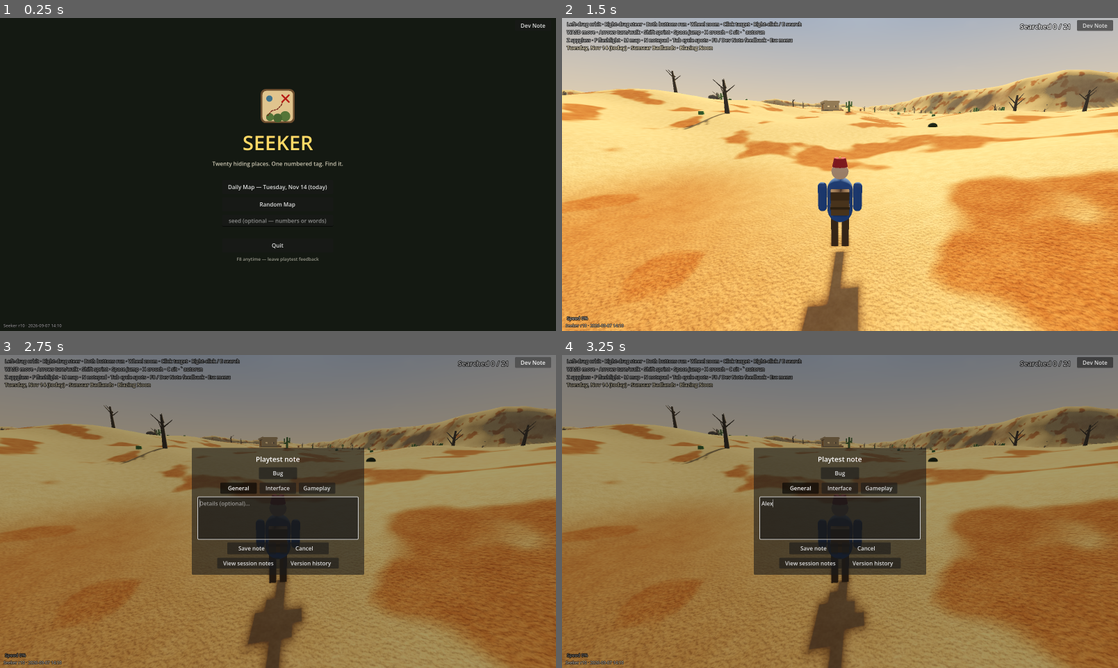
Above: before the commit, frames 1-4 (two rows, left to right).
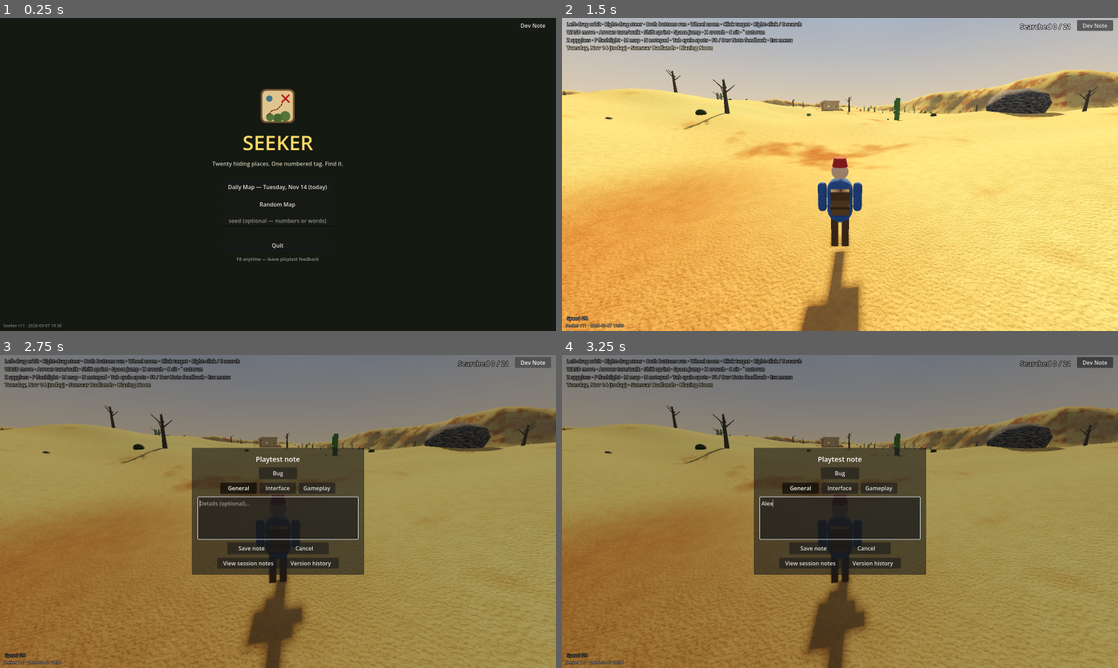
Above: after the commit, the same moments.

Repository: blakeatmgd2020/seeker
Game: Godot game, scene res://scenes/main.tscn
Two runs of this game, one before a commit and one after it. Both use one fixed random seed, a clock stepped at 60 frames per second and the inputs below.
Inputs (mouse positions are in pixels of both pictures, inside the frame that each line leads up to):
- Up to frame 1 (0.25 s): no input
- Up to frame 2 (1.5 s): click (840, 221) at 0.52 s; type "12" at 0.6 s; click "Daily Map — Tuesday, Nov 14 (…" at 1.25 s
- Up to frame 3 (2.75 s): click "Dev Note" at 2 s
- Up to frame 4 (3.25 s): click (840, 517) at 2.77 s; type "Alex" at 2.85 s

The runs differ from the first frame. In frame 1, less than 0.1% of the frame differs, in the area x 4-11%, y 97-99%; in frame 2, 21%, in the area x 0-100%, y 16-100%; in frame 3, 16%; in frame 4, 16%.

Commit message:
r11: environment phase 1 (natural ground, lusher world) + night fixes
- Ground splat rework: multi-scale mask (broad sweeps + mid patches +
  fine grain) with ragged threshold edges, elevation-driven dryness,
  slope-fed bare ground, and large-scale grass hue mottling - the
  uniform polka-dot patches are gone
- A lusher world: trees +45%, ground decor +70%, small rocks +30%
- Stars form constellations: a slow clumping field gates star density
  (knots and voids) and cubed brightness leaves most faint with a few
  bright anchors
- Campfire and chimney smoke is lit, not unshaded - it fades into the
  night instead of glowing white
- Well exit fixed for good: climb clearly ABOVE the rim stones before
  the outward hop (hopping at stone height collided on some facings and
  dropped the climber back to the cavern floor)

Next phases agreed with Blake: 7 new biomes (Mountainous, Riverlands,
Subterranean, Blackwater Swamp, Volcanic Ashlands, Coastal Dunes, Misty
Moor), rivers + shoreline borders, then irregular maps ringed by
predator territory (stray too long = warnings, then game over).

Co-Authored-By: Claude Fable 5 <noreply@anthropic.com>

Diff:
--- a/scripts/main.gd
+++ b/scripts/main.gd
@@ -46,10 +46,11 @@
 }
 "
 
-const VERSION := "r10 · 2026-09-07 14:10"
+const VERSION := "r11 · 2026-09-07 19:30"
 ## One digest per release, newest first — readable in-game from the Dev
 ## Note interface so a playtest knows what to look out for.
 const CHANGELOG := [
+	"r11 · 2026-09-07 19:30 — Environment epic, phase 1: natural ground blending (multi-scale patches with ragged edges, drier rises, lush hollows, grass hue mottling) and a lusher world (trees +45%, ground cover +70%). Stars form constellations — clustered knots, voids, and a few bright anchors. Smoke is lit, so it fades into the night instead of glowing. Well exits fixed for good: you climb clear above the rim stones before hopping out. Coming next: six-plus new biomes, rivers and shoreline borders, then irregular maps ringed by predator territory.",
 	"r10 · 2026-09-07 14:10 — Spyglass only marks nodes it catches DEAD-ON (sweeping the scope no longer yellow-dots every …(374 unchanged characters)…
 	"r9 · 2026-09-05 11:45 — EVERY well is enterable with the rope (no more sealed black-top wells). Houses have real wind …(400 unchanged characters)…
 	"r8 · 2026-09-05 10:30 — DAY AND NIGHT: a 15-minute cycle (10 day, 5 night) with a real sun and moon, drifting clouds, …(463 unchanged characters)…
@@ -109,15 +110,18 @@
 	} else {
 		col = mix(col_top, col_horizon, pow(1.0 - d.y, 2.0));
 		if (star_amt > 0.01) {
-			// Scattered round stars: each grid cell MAY hold one, jittered
-			// to a random offset with random brightness — no lattice look.
+			// Constellations: a slow clumping field gates where stars live,
+			// so the sky has dense knots, sparse voids, and a few bright
+			// anchor stars (cubed brightness keeps most of them faint).
 			vec2 spp = d.xz / (d.y + 0.3) * 34.0;
 			vec2 cell = floor(spp);
+			float clump = vnoise(cell * 0.16);
 			float hs = hash21(cell);
-			if (hs > 0.78) {
+			if (hs > mix(0.965, 0.78, clump * clump)) {
 				vec2 off = vec2(hash21(cell + 19.7), hash21(cell + 47.3));
 				float sdist = length(fract(spp) - off);
-				float br = 0.3 + 0.7 * hash21(cell + 3.1);
+				float hb = hash21(cell + 3.1);
+				float br = 0.2 + 1.1 * hb * hb * hb;
 				col += vec3(star_amt * br * smoothstep(0.13, 0.015, sdist)
 					* smoothstep(0.05, 0.3, d.y));
 			}
--- a/scripts/player.gd
+++ b/scripts/player.gd
@@ -471,11 +471,14 @@
 			if global_position.y < wellc.rim_y - 2.0:
 				_well_deep = true
 			if iv.y < -0.1 and _well_deep:
-				if global_position.y >= wellc.rim_y - 0.15:
-					# Crest out — and go deaf to the well for a moment so
-					# the entry logic can't snatch us straight back in.
+				if global_position.y >= wellc.rim_y + 0.45:
+					# Only crest once we're clearly ABOVE the rim stones —
+					# hopping at stone height slammed into them from some
+					# facings and dropped the climber all the way back down.
+					# Then go deaf to the well briefly so the entry logic
+					# can't snatch us straight back in.
 					var outd := Basis(Vector3.UP, facing) * Vector3(0, 0, -1)
-					velocity = Vector3(outd.x, 0, outd.z).normalized() * 3.0 + Vector3(0, 2.2, 0)
+					velocity = Vector3(outd.x, 0, outd.z).normalized() * 3.0 + Vector3(0, 1.2, 0)
 					_well_deep = false
 					_well_cool_ms = Time.get_ticks_msec() + 900
 				else:
--- a/scripts/structures.gd
+++ b/scripts/structures.gd
@@ -375,7 +375,8 @@
 	var qm := QuadMesh.new()
 	qm.size = Vector2(0.55, 0.55)
 	var smat := StandardMaterial3D.new()
-	smat.shading_mode = BaseMaterial3D.SHADING_MODE_UNSHADED
+	# Lit (not unshaded) so smoke darkens with the night instead of
+	# glowing white against a black sky.
 	smat.transparency = BaseMaterial3D.TRANSPARENCY_ALPHA
 	smat.vertex_color_use_as_albedo = true
 	smat.billboard_mode = BaseMaterial3D.BILLBOARD_ENABLED
--- a/scripts/terrain.gd
+++ b/scripts/terrain.gd
@@ -28,15 +28,26 @@
 
 void fragment() {
 	vec2 uv = wpos.xz * 0.32;
-	float mask = texture(mask_tex, wpos.xz * 0.011).r;
+	// Multi-scale ground mask: broad sweeps, mid patches, and fine grain
+	// combine so bare ground comes in varied sizes with ragged edges —
+	// no more uniform polka-dot patches.
+	float m1 = texture(mask_tex, wpos.xz * 0.011).r;
+	float m2 = texture(mask_tex, wpos.xz * 0.0031 + vec2(37.7, 11.3)).r;
+	float m3 = texture(mask_tex, wpos.xz * 0.043 + vec2(91.1, 53.9)).r;
+	float mask = m1 * 0.5 + m2 * 0.35 + m3 * 0.15;
 	vec3 g = mix(texture(grass_tex, uv).rgb,
 		texture(grass_tex, uv * 0.13 + vec2(13.7, 7.3)).rgb, 0.5);
+	// Large-scale hue mottling: lusher hollows, sun-dried rises.
+	g *= mix(vec3(0.9, 1.02, 0.9), vec3(1.08, 1.0, 0.85), m2);
 	vec3 d = mix(texture(dirt_tex, uv * 0.7).rgb,
 		texture(dirt_tex, uv * 0.11 + vec2(4.2, 9.1)).rgb, 0.45);
 	vec3 r = mix(texture(rock_tex, uv * 0.4).rgb, texture(rock_tex, uv * 0.05).rgb, 0.5);
 	float slope = clamp(1.0 - wny, 0.0, 1.0);
-	float rock_w = smoothstep(0.30, 0.45, slope);
-	float dirt_w = smoothstep(0.58, 0.72, mask) * (1.0 - rock_w);
+	float rock_w = smoothstep(0.30, 0.45, slope + (m3 - 0.5) * 0.09);
+	// Ground dries out with elevation and on slopes; stays lush low down.
+	float dry = smoothstep(water_y + 3.0, water_y + 24.0, wpos.y);
+	float th = 0.62 - dry * 0.1 - slope * 0.28;
+	float dirt_w = smoothstep(th, th + 0.15 + m3 * 0.1, mask) * (1.0 - rock_w);
 	float shore = smoothstep(water_y + 2.2, water_y + 0.7, wpos.y);
 	float plaza = 0.0;
 	for (int i = 0; i < plaza_count; i++) {
--- a/scripts/vegetation.gd
+++ b/scripts/vegetation.gd
@@ -29,7 +29,16 @@
 	canopies.collision_mask = 0
 	root.add_child(canopies)
 
-	var v: Dictionary = biome.veg
+	# A lusher world: every biome carries noticeably more growth (trees
+	# +45%, ground decor +70%, small rocks +30%).
+	var v: Dictionary = biome.veg.duplicate()
+	for k in ["pine", "oak", "autumn_oak", "snow_pine", "bare", "dead", "saguaro"]:
+		v[k] = int(v[k] * 1.45)
+	for k in ["bush", "autumn_bush", "dry_bush", "barrel_cactus", "mushrooms",
+			"leaf_litter", "snow_tufts", "tumbleweed", "flowers"]:
+		v[k] = int(v[k] * 1.7)
+	if v.has("rocks"):
+		v.rocks = int(v.rocks * 1.3)
 	# Trees: [mesh, count, trunk radius, has foliage canopy]
 	var tree_sets: Array = []
 	if v.pine > 0:
--- a/scripts/village.gd
+++ b/scripts/village.gd
@@ -439,7 +439,7 @@
 	var qm := QuadMesh.new()
 	qm.size = Vector2(0.55, 0.55)
 	var smat := StandardMaterial3D.new()
-	smat.shading_mode = BaseMaterial3D.SHADING_MODE_UNSHADED
+	# Lit so chimney smoke fades into the dark at night.
 	smat.transparency = BaseMaterial3D.TRANSPARENCY_ALPHA
 	smat.vertex_color_use_as_albedo = true
 	smat.billboard_mode = BaseMaterial3D.BILLBOARD_ENABLED
